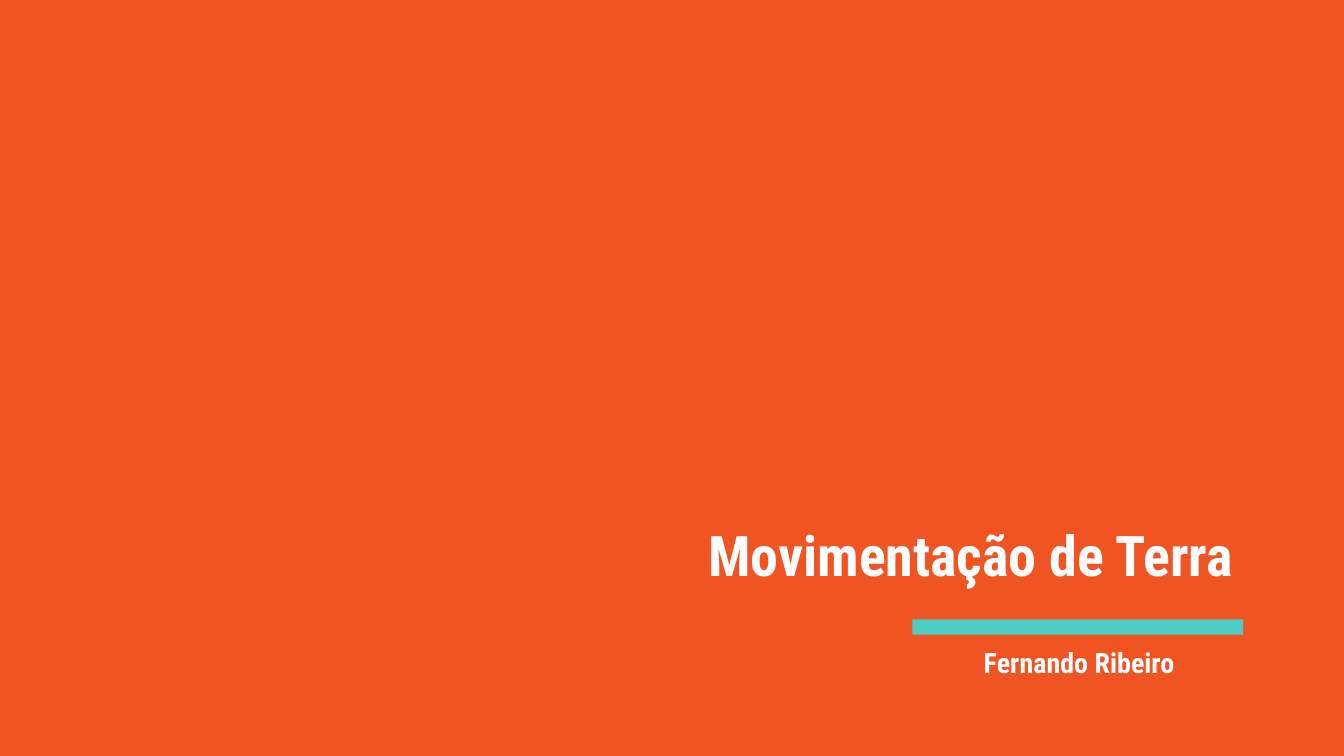
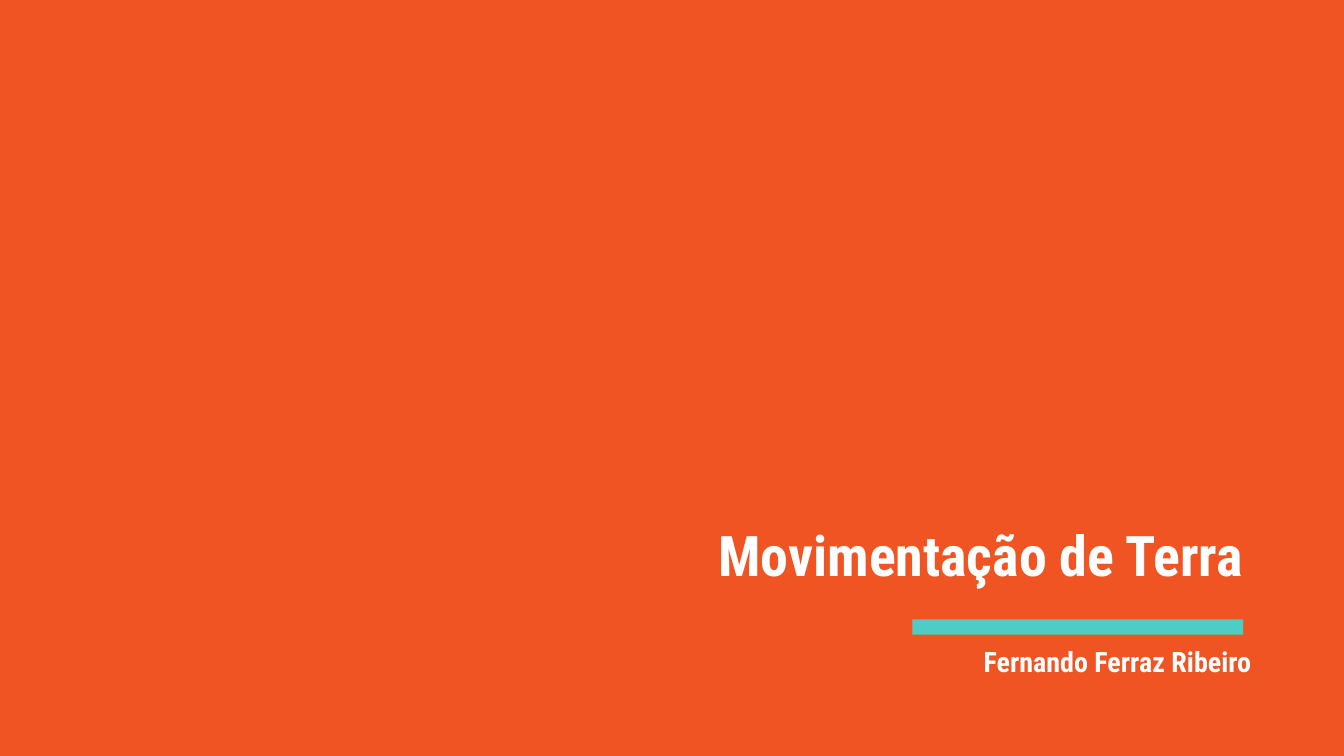
Before and after one commit to 255ribeiro/intro_topografia, a slide deck: slide 1 of mat_ref/TOPOGRAFIA_MAURICIO/9.0. Topografia/1.0. Aulas/Topografia Aula 03 - Movimentação de Terra.pptx. Drawn at 1344x756 pixels with LibreOffice and Linux fonts; fonts in the diff are those of the drawing. Boxes give left, top, right and bottom in pixels: in the first picture for what was removed or moved away, otherwise in the second. Text is boxed around its words. In the diff, an @@ line names an element or a change of style, - is before the commit and + after.

```diff
--- a/mat_ref/TOPOGRAFIA_MAURICIO/9.0. Topografia/1.0. Aulas/Topografia Aula 03 - Movimentação de Terra.pptx
+++ b/mat_ref/TOPOGRAFIA_MAURICIO/9.0. Topografia/1.0. Aulas/Topografia Aula 03 - Movimentação de Terra.pptx
@@ title "Movimentação de Terra": place and size @@
-title "Movimentação de Terra" at bbox=[708, 534, 1232, 589]
+title "Movimentação de Terra" at bbox=[718, 534, 1242, 589]
@@ text at bbox=[984, 651, 1251, 673]: text changed @@
-Fernando Ribeiro
+Fernando Ferraz Ribeiro
```
Also in this commit, not shown: 16 other slides changed, 8 other files.
